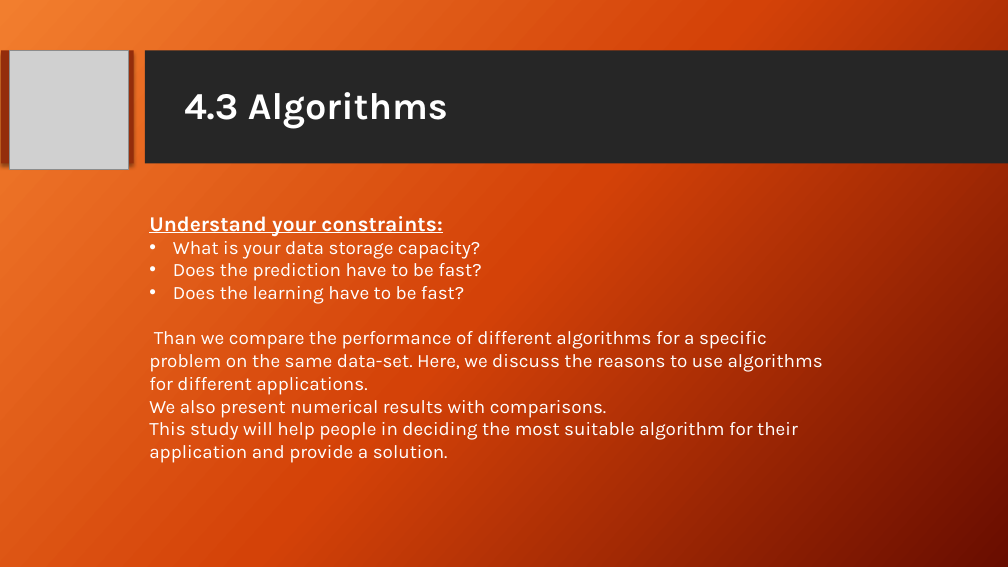
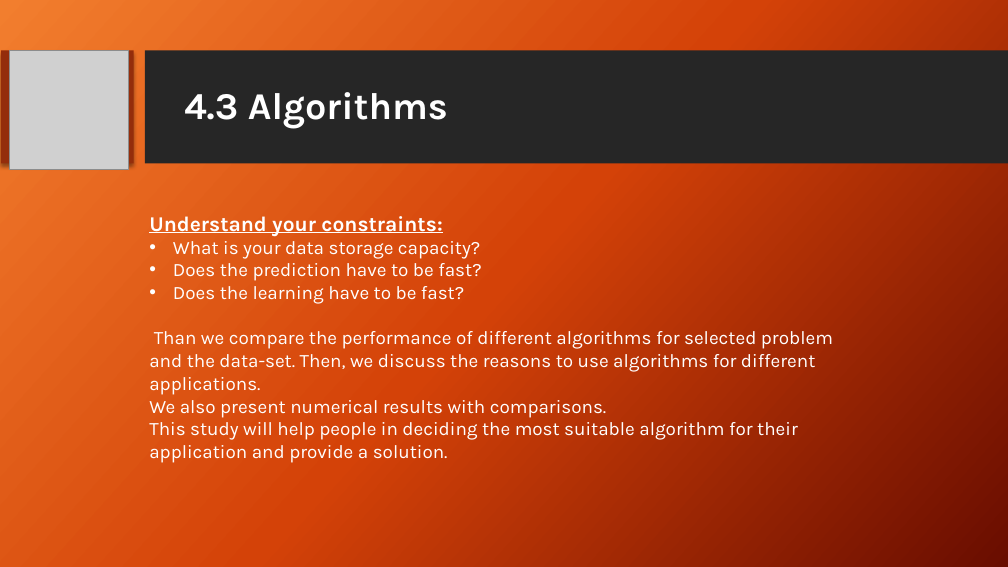
Before and after one commit to ItProject1920/data-science-project, a slide deck: slide 13 of Project Review FINAL.pptx. Drawn at 1008x567 pixels with LibreOffice and Linux fonts; fonts in the diff are those of the drawing; grey boxes stand for pictures; background and template pictures are left out. Boxes give left, top, right and bottom in pixels: in the first picture for what was removed or moved away, otherwise in the second. Text is boxed around its words. In the diff, an @@ line names an element or a change of style, - is before the commit and + after.

```diff
--- a/Project Review FINAL.pptx
+++ b/Project Review FINAL.pptx
@@ text at bbox=[149, 331, 833, 395]: text changed @@
-Than we compare the performance of different algorithms for a specific problem on the same data-set. Here, we discuss the reasons to use algorithms for different applications.
+Than we compare the performance of different algorithms for selected problem and the data-set. Then, we discuss the reasons to use algorithms for different applications.
```
Also in this commit, not shown: 8 other slides changed.
